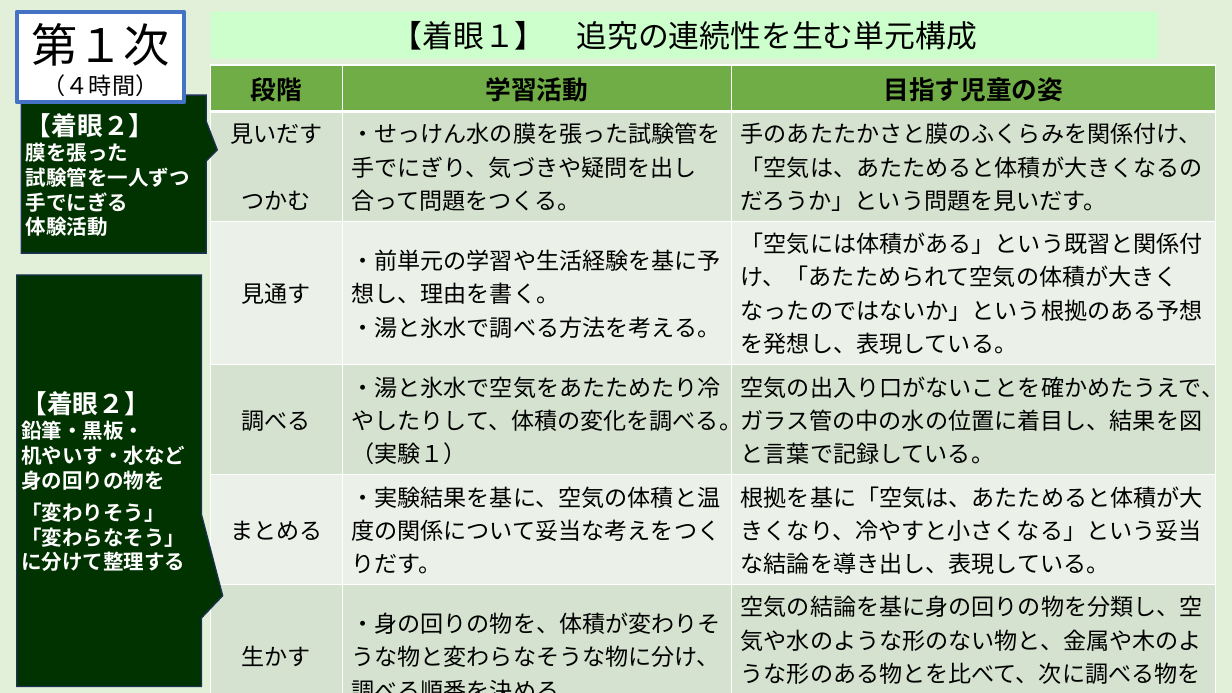
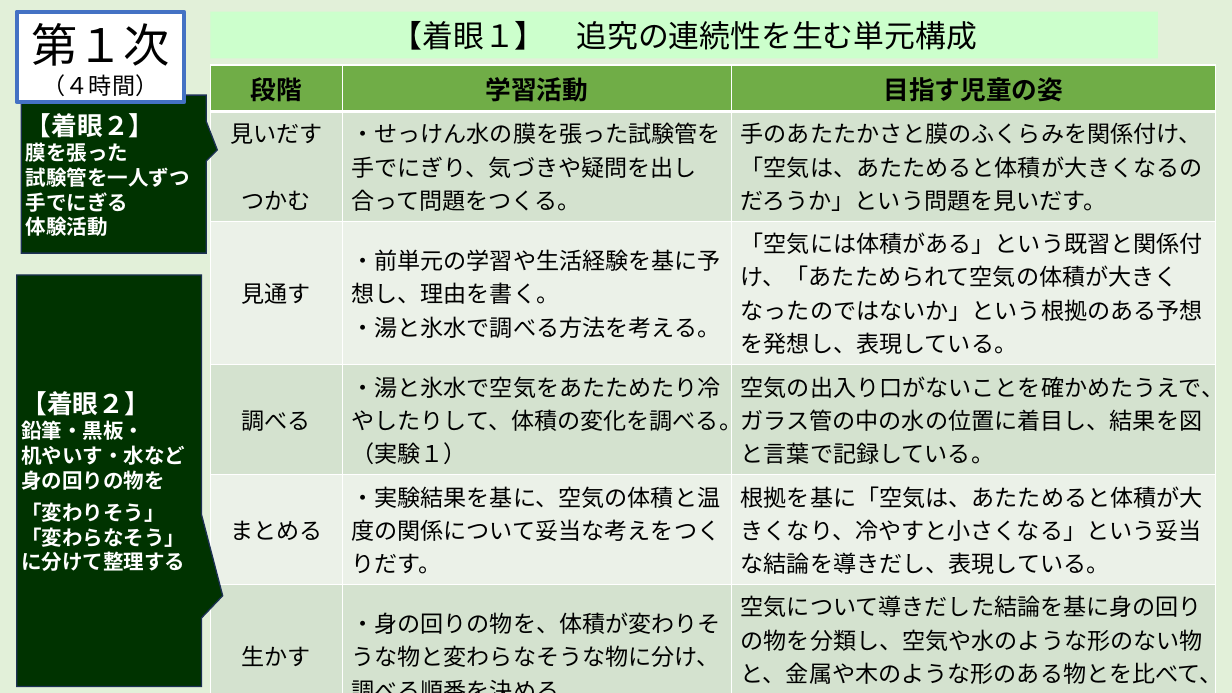
Before and after one commit to A-TOZAK/taiseki-to-ondo, a slide deck: slide 1 of assets/files/chakugan.pptx. Drawn at 1232x693 pixels with LibreOffice and Linux fonts; fonts in the diff are those of the drawing. Boxes give left, top, right and bottom in pixels: in the first picture for what was removed or moved away, otherwise in the second. Text is boxed around its words. In the diff, an @@ line names an element or a change of style, - is before the commit and + after.

```diff
--- a/assets/files/chakugan.pptx
+++ b/assets/files/chakugan.pptx
@@ table at [211,65,1215,671] @@
-row 5, column 3: 根拠を基に「空気は、あたためると体積が大きくなり、冷やすと小さくなる」という妥当な結論を導き出し、表現している。
+row 5, column 3: 根拠を基に「空気は、あたためると体積が大きくなり、冷やすと小さくなる」という妥当な結論を導きだし、表現している。
-row 6, column 3: 空気の結論を基に身の回りの物を分類し、空気や水のような形のない物と、金属や木のような形のある物とを比べて、次に調べる物を決めている。
+row 6, column 3: 空気について導きだした結論を基に身の回りの物を分類し、空気や水のような形のない物と、金属や木のような形のある物とを比べて、次に調べる物を決めている。
```
Also in this commit, not shown: 2 other slides changed, 26 other files.
